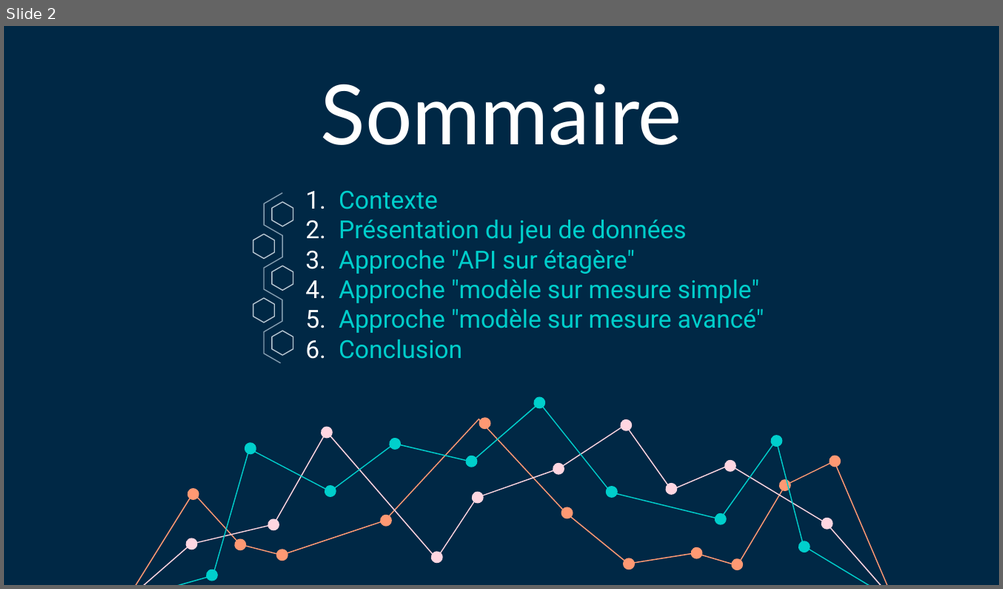
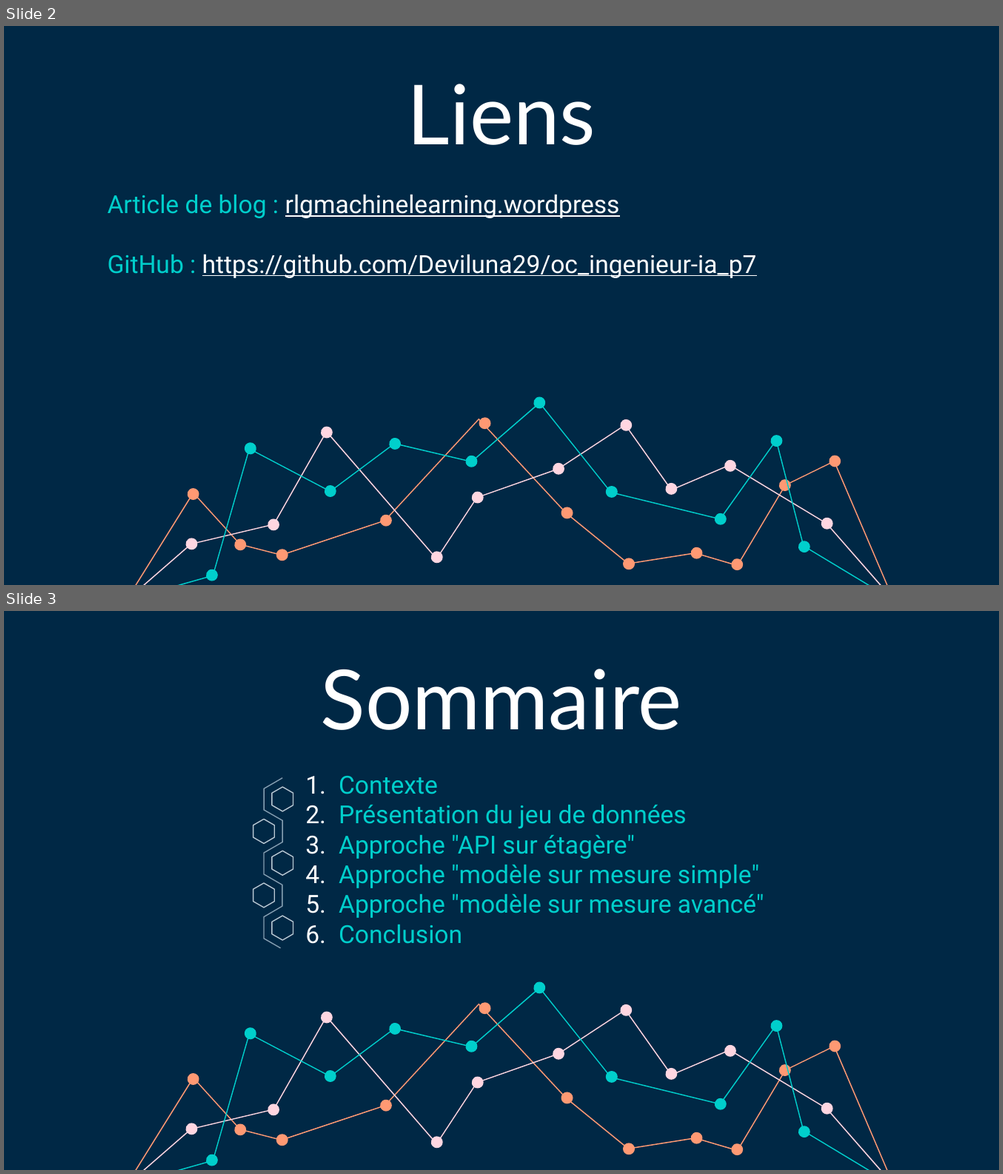
Before and after one commit to Deviluna29/oc_ingenieur-ia_p7, a slide deck: P07_07_presentation.pptx. Shown one above the other, each under a label of ours: slide 2 before the commit, slides 2 and 3 after it. The pictures are 1003x589 and 1003x1174 pixels, drawn with LibreOffice and Linux fonts; fonts in the diff are those of the drawing; background and template pictures are left out. Boxes give left, top, right and bottom in pixels: in the first picture for what was removed or moved away, otherwise in the second. Text is boxed around its words. In the diff, an @@ line names an element or a change of style, - is before the commit and + after.

```diff
--- a/P07_07_presentation.pptx
+++ b/P07_07_presentation.pptx
@@ slide 2 added at [4,26,999,585], background #002845; not listed: 34 template elements that a slide beside it also shows @@
@@ title added at [407,84,596,145], 60 pt, text #FFFFFF @@
+Liens
@@ text added at [108,194,757,278], 18 pt, text #FFFFFF, underline @@
+Article de blog : rlgmachinelearning.wordpress
+GitHub : https://github.com/Deviluna29/oc_ingenieur-ia_p7
@@ what was slide 2 is now slide 3 @@
```
Also in this commit, not shown: 2 slides changed, 3 other files.
